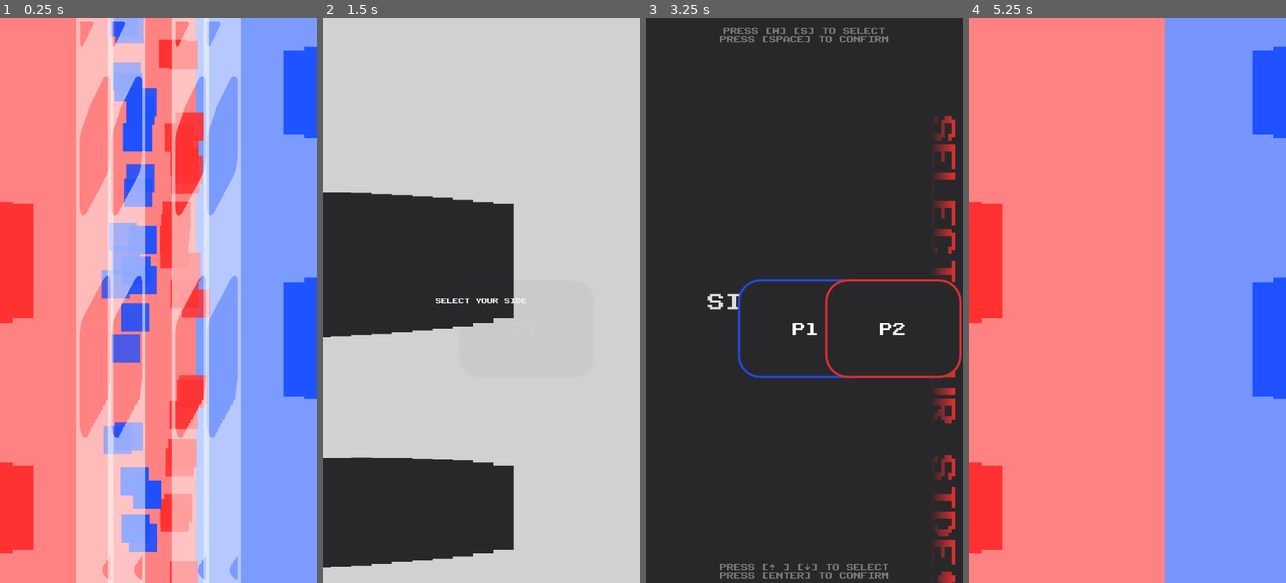
Above: before the commit, frames 1-4 (left to right).
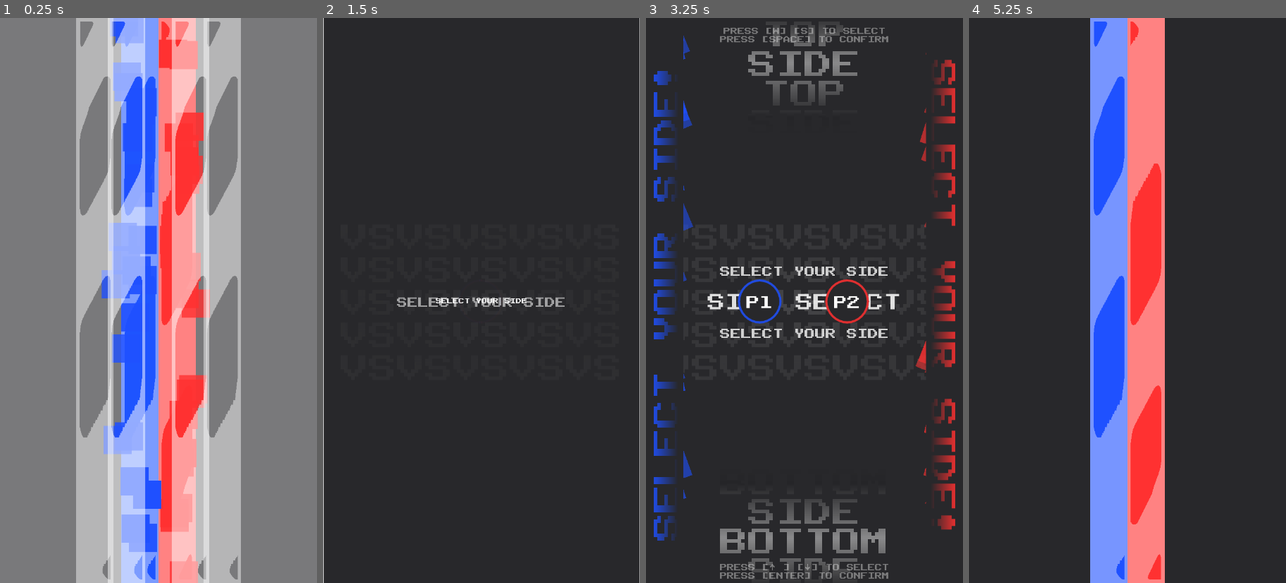
Above: after the commit, the same moments.

Repository: justCallMeJeg/ChaosWingNemesis
Game: Godot game, scene res://src/Scenes/SelectionScene.tscn
Two runs of this game, one before a commit and one after it. Both use one fixed random seed, a clock stepped at 60 frames per second and the inputs below. This scene is started directly instead of the project's main scene.
Inputs:
- Up to frame 1 (0.25 s): no input
- Up to frame 2 (1.5 s): tap Enter at 0.5, 1.35 s; hold Right (ui_right) 0.53-1.28 s; tap R at 0.6 s; tap Space at 0.77 s; hold Down (ui_down) from 1.28 s (still down)
- Up to frame 3 (3.25 s): tap Space at 1.52, 3.02 s; tap W at 2 s; release Down (ui_down) at 2.03 s; hold Right (ui_right) 2.03-2.78 s; tap R at 2.1 s; hold Up (ui_up) from 2.78 s (still down); tap Enter at 2.85 s
- Up to frame 4 (5.25 s): tap W at 3.5, 5 s; release Up (ui_up) at 3.53 s; hold Left (ui_left) 3.53-5.03 s; tap R at 3.6, 5.1 s; tap Space at 3.77, 4.52 s; tap Enter at 4.35 s; hold Down (ui_down) from 5.03 s (still down)

The runs differ from the first frame. In frame 1, 82% of the frame differs, in the area x 0-100%, y 0-100%; in frame 2, 76%; in frame 3, 12%; in frame 4, 92%.

Commit message:
SelectionSelection fix

Diff:
--- a/src/Scenes/SelectionScene.tscn
+++ b/src/Scenes/SelectionScene.tscn
@@ -3327,8 +3327,6 @@
 anchors_preset = -1
 anchor_right = 0.5
 anchor_bottom = 1.0
-offset_right = 360.0
-offset_bottom = 1280.0
 grow_vertical = 2
 color = Color(0.156863, 0.156863, 0.168627, 1)
 
@@ -3337,8 +3335,7 @@
 anchors_preset = 1
 anchor_left = 1.0
 anchor_right = 1.0
-offset_left = 360.0
-offset_right = 720.0
+offset_left = -360.0
 offset_bottom = 1280.0
 grow_horizontal = 0
 size_flags_horizontal = 8
@@ -3359,8 +3356,8 @@
 anchor_bottom = 1.0
 offset_left = -85.0
 offset_top = 1280.0
-offset_right = 1364.92
-offset_bottom = 3925.0
+offset_right = 1110.04
+offset_bottom = 85.0
 rotation = -1.5708
 theme_override_styles/panel = SubResource("StyleBoxFlat_qxfct")
 
@@ -3375,9 +3372,9 @@
 anchor_left = 0.883
 anchor_right = 1.0
 anchor_bottom = 1.0
-offset_left = 805.0
-offset_right = 2253.48
-offset_bottom = 2645.0
+offset_left = 169.24
+offset_right = 1365.0
+offset_bottom = -1195.0
 grow_horizontal = 2
 rotation = 1.5708
 theme_override_styles/panel = SubResource("StyleBoxFlat_x6suy")
@@ -3479,7 +3476,6 @@
 anchors_preset = 10
 anchor_right = 1.0
 offset_top = -265.0
-offset_right = 2160.0
 grow_horizontal = 2
 pivot_offset = Vector2(860, 402)
 
@@ -3509,8 +3505,7 @@
 anchor_right = 1.0
 anchor_bottom = 1.0
 offset_top = -265.0
-offset_right = 768.0
-offset_bottom = 530.5
+offset_bottom = -264.5
 grow_horizontal = 2
 grow_vertical = 2
 texture = SubResource("GradientTexture2D_n0ro0")
@@ -3572,9 +3567,7 @@
 anchor_top = 1.0
 anchor_right = 1.0
 anchor_bottom = 1.0
-offset_top = 3840.0
-offset_right = 2160.0
-offset_bottom = 4105.0
+offset_bottom = 265.0
 grow_horizontal = 2
 grow_vertical = 0
 pivot_offset = Vector2(860, -613)
@@ -3605,8 +3598,7 @@
 anchor_right = 1.0
 anchor_bottom = 1.0
 offset_top = 265.0
-offset_right = 1152.0
-offset_bottom = 1060.0
+offset_bottom = 265.001
 grow_horizontal = 2
 grow_vertical = 2
 texture = SubResource("GradientTexture2D_cmlcg")
@@ -3717,8 +3709,8 @@
 anchor_bottom = 1.0
 offset_left = -85.0
 offset_top = 1280.0
-offset_right = 1364.92
-offset_bottom = 3925.0
+offset_right = 1110.04
+offset_bottom = 85.0
 rotation = -1.5708
 theme_override_styles/panel = SubResource("StyleBoxFlat_v536o")
 
@@ -3766,9 +3758,9 @@
 anchor_left = 0.883
 anchor_right = 1.0
 anchor_bottom = 1.0
-offset_left = 2076.52
-offset_right = 3524.96
-offset_bottom = 2644.0
+offset_left = 169.24
+offset_right = 1364.96
+offset_bottom = -1196.0
 grow_horizontal = 2
 rotation = 1.5708
 theme_override_styles/panel = SubResource("StyleBoxFlat_1h55g")
@@ -3888,7 +3880,6 @@
 layout_mode = 2
 anchor_right = 1.0
 offset_top = -80.0
-offset_right = 2160.0
 offset_bottom = -56.0
 text = "SELECT YOUR SIDE"
 label_settings = SubResource("LabelSettings_togvt")
@@ -3917,7 +3908,6 @@
 layout_mode = 2
 anchor_right = 1.0
 offset_top = 19.9996
-offset_right = 2160.0
 offset_bottom = 43.9996
 text = "SELECT YOUR SIDE"
 label_settings = SubResource("LabelSettings_r0g54")
@@ -3946,10 +3936,10 @@
 anchor_top = 0.484
 anchor_right = 0.41
 anchor_bottom = 0.516
-offset_left = 225.0
-offset_top = 620.0
-offset_right = 436.12
-offset_bottom = 741.92
+offset_left = 0.360001
+offset_top = 0.47998
+offset_right = -0.199677
+offset_bottom = -0.47998
 grow_horizontal = 2
 grow_vertical = 2
 theme_override_styles/panel = SubResource("StyleBoxFlat_gnbel")
@@ -3974,10 +3964,10 @@
 anchor_top = 0.484
 anchor_right = 0.688
 anchor_bottom = 0.516
-offset_left = 425.0
-offset_top = 620.0
-offset_right = 636.12
-offset_bottom = 741.935
+offset_left = 0.200012
+offset_top = 0.47998
+offset_right = -0.360016
+offset_bottom = -0.464844
 grow_horizontal = 2
 grow_vertical = 2
 theme_override_styles/panel = SubResource("StyleBoxFlat_s62tu")
@@ -4015,9 +4005,8 @@
 anchor_top = 0.5
 anchor_right = 1.0
 anchor_bottom = 0.5
-offset_top = 180.0
-offset_right = 2160.0
-offset_bottom = 448.0
+offset_top = -460.0
+offset_bottom = -192.0
 grow_horizontal = 2
 grow_vertical = 2
 theme_override_constants/separation = 50
@@ -4067,9 +4056,8 @@
 anchor_top = 0.5
 anchor_right = 1.0
 anchor_bottom = 0.5
-offset_top = 830.0
-offset_right = 2160.0
-offset_bottom = 1100.0
+offset_top = 190.0
+offset_bottom = 460.001
 grow_horizontal = 2
 grow_vertical = 2
 scale = Vector2(1, 1.00561)
